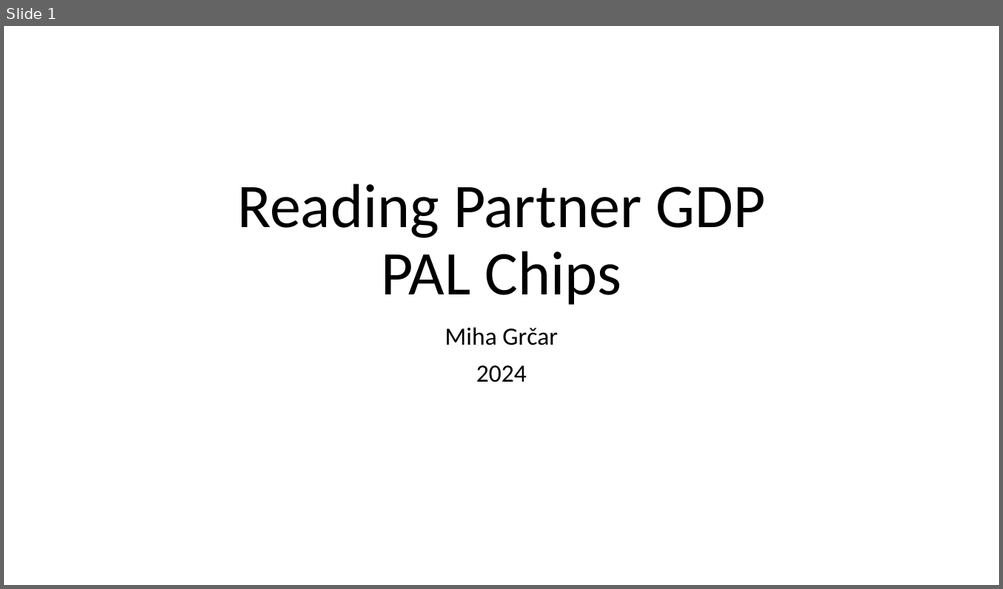
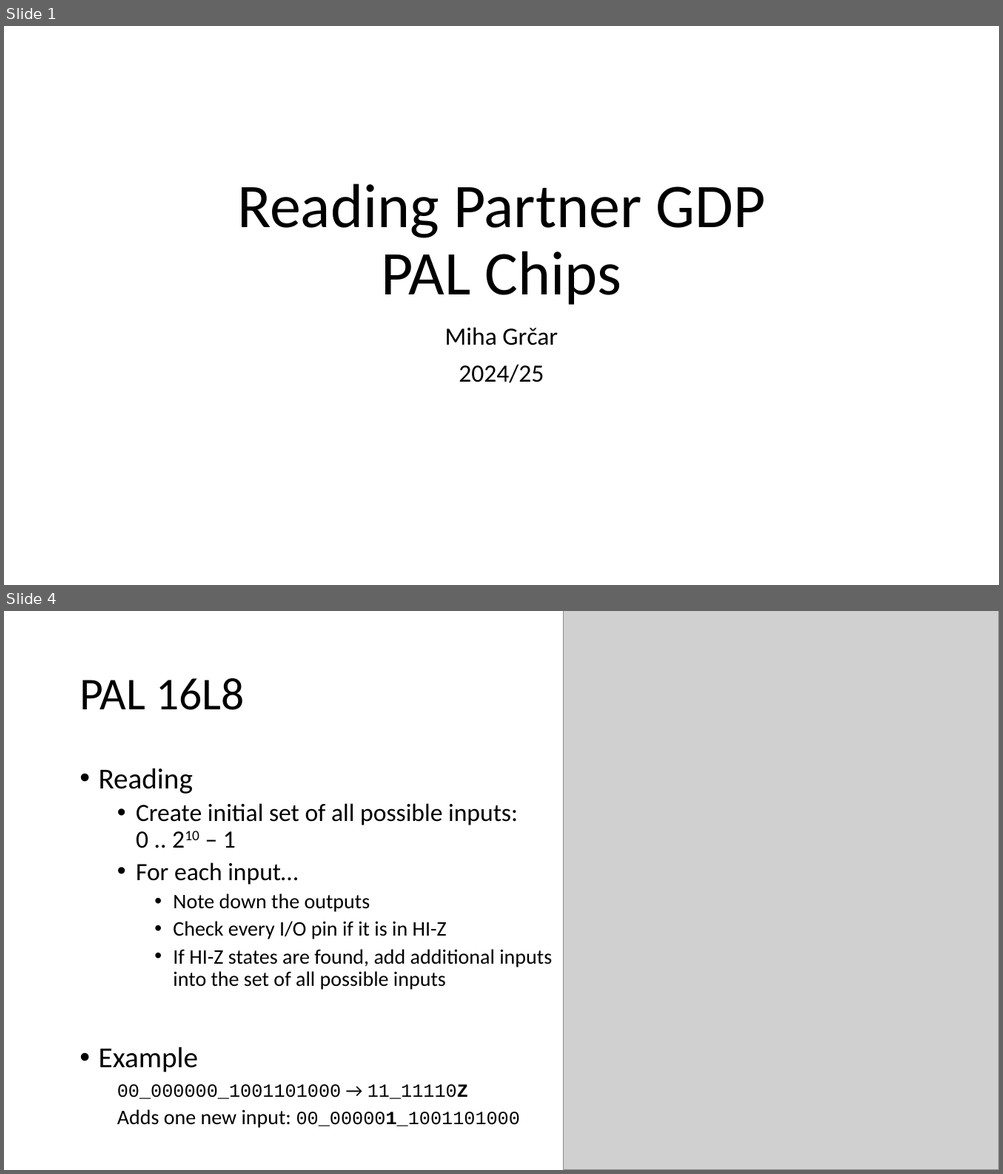
Before and after one commit to OddbitCoder/GdpPalAnalyzer, a slide deck: docs/PAL.pptx. Shown one above the other, each under a label of ours: slide 1 before the commit, slides 1 and 4 after it; the slides between them are not shown. The pictures are 1003x589 and 1003x1174 pixels, drawn with LibreOffice and Linux fonts; fonts in the diff are those of the drawing; grey boxes stand for pictures. Boxes give left, top, right and bottom in pixels: in the first picture for what was removed or moved away, otherwise in the second. Text is boxed around its words. In the diff, an @@ line names an element or a change of style, - is before the commit and + after.

Commit message:
Adds PAL 16R4 (presentation)

```diff
--- a/docs/PAL.pptx
+++ b/docs/PAL.pptx
@@ slide 4 added at <box>4,611,999,1170</box>, background #FFFFFF @@
@@ picture added at <box>563,611,999,1170</box> @@
@@ title added at <box>79,678,244,710</box>, 44 pt, text #000000 @@
+PAL 16L8
@@ text added at <box>99,768,552,1128</box>, 20 pt, text #000000 @@
+• Reading
+  • Create initial set of all possible inputs:
+    0 .. 210 – 1
+  • For each input…
+    • Note down the outputs
+    • Check every I/O pin if it is in HI-Z
+    • If HI-Z states are found, add additional inputs into the set of all possible inputs
+• Example
+  00_000000_1001101000 → 11_11110Z
+  Adds one new input: 00_000001_1001101000
@@ slide 1 changed as well @@
@@ subtitle at <box>458,364,543,383</box>: text changed @@
-2024
+2024/25
```
Also in this commit, not shown: 3 other slides added, 10 slides removed.
